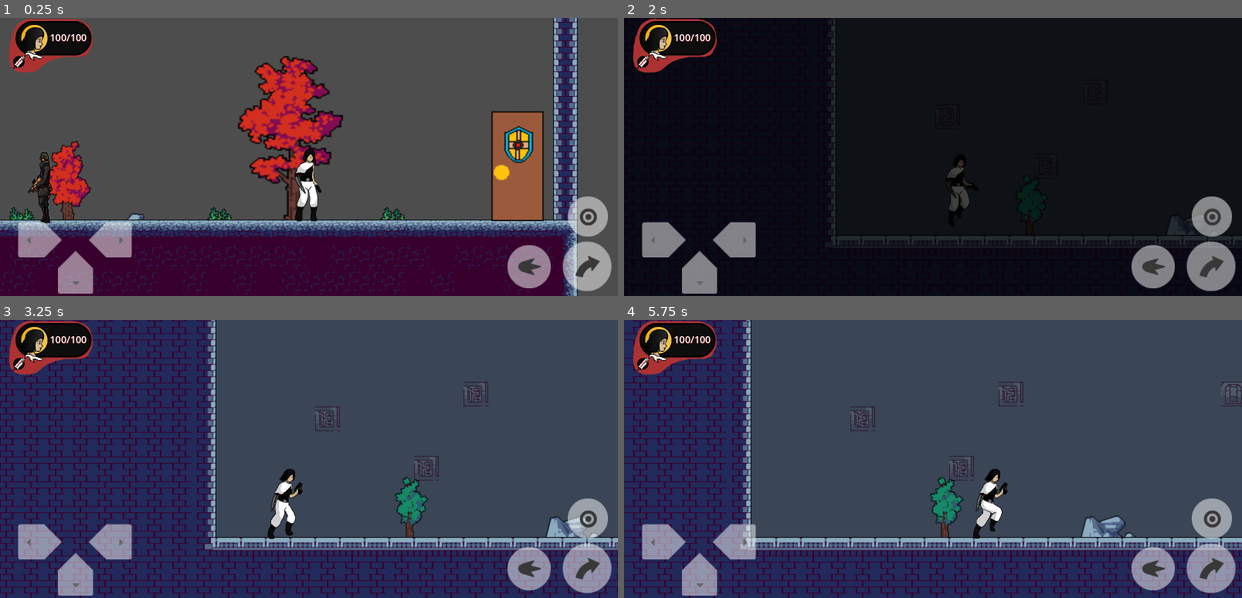
Above: before the commit, frames 1-4 (two rows, left to right).
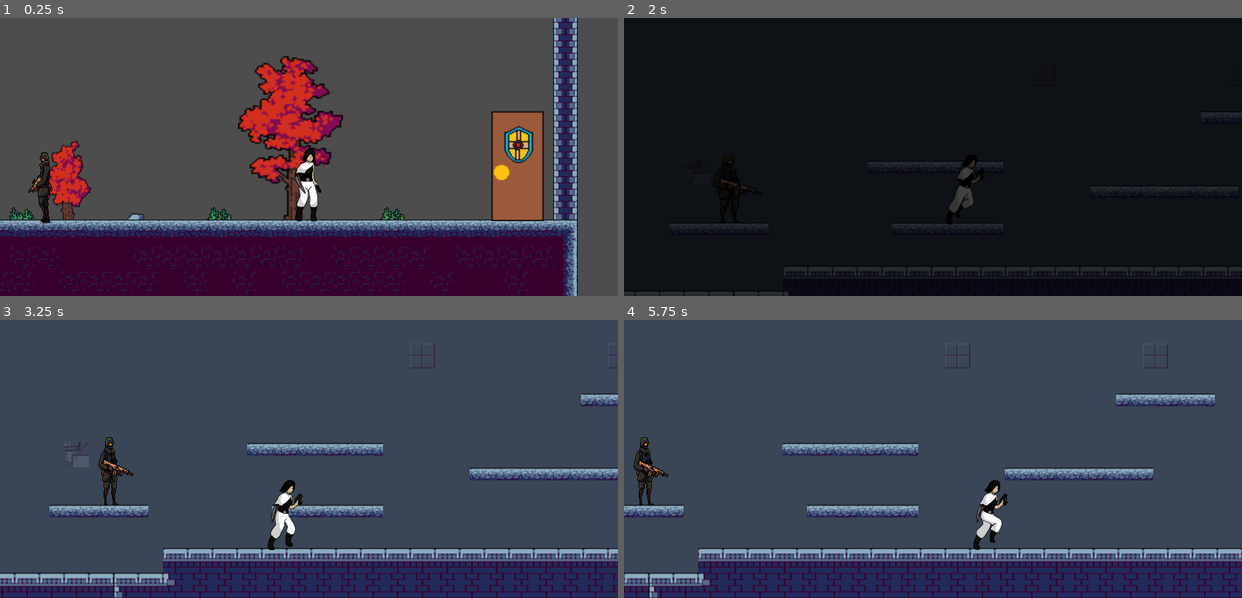
Above: after the commit, the same moments.

Repository: Corsa-Technologies/Terra1-seguro
Game: Godot game, scene res://Níveis/Nível1/Nível 1.tscn
The game is run twice, just before and just after one commit, with the same random seed, the same clock (stepped at 60 frames per second) and the same inputs. This scene is started directly instead of the project's main scene.
Inputs:
- Up to frame 1 (0.25 s): no input
- Up to frame 2 (2 s): tap Enter (ataque) at 0.5 s; hold Enter (ataque) 0.53-1.28 s; hold Right (ui_right) from 0.53 s (still down); tap Up (ui_up) at 0.77, 1.52 s; tap Backspace (tiro) at 1.35 s
- Up to frame 3 (3.25 s): release Right (ui_right) at 2.03 s; hold Left (ui_left) 2.03-2.78 s; hold Enter (ataque) 2.03-2.78 s; hold Right (ui_right) from 2.78 s (still down); tap Backspace (tiro) at 2.85 s; tap Up (ui_up) at 3.02 s
- Up to frame 4 (5.75 s): hold Enter (ataque) 3.53-4.28 s; tap Up (ui_up) at 3.77, 4.52 s; release Right (ui_right) at 4.28 s; hold Left (ui_left) 4.28-5.03 s; tap Backspace (tiro) at 4.35 s; hold Right (ui_right) from 5.03 s (still down); hold Enter (ataque) from 5.03 s (still down)

The runs differ from the first frame. In frame 1, 6.7% of the frame differs, in the area x 1-99%, y 0-100%; in frame 2, 9.3%; in frame 3, 47%, in the area x 0-100%, y 0-100%; in frame 4, 36%.

Commit message:
correções menores dos inimigos com as plataformas

Diff:
--- a/Assets/inimigos/inimigo1/inimigo_1.tscn
+++ b/Assets/inimigos/inimigo1/inimigo_1.tscn
@@ -7,7 +7,7 @@
 [ext_resource type="Texture2D" uid="uid://me3ihp8vfgwg" path="res://Assets/inimigos/inimigo1/Walk.png" id="5_7mcr2"]
 
 [sub_resource type="RectangleShape2D" id="RectangleShape2D_vcaww"]
-size = Vector2(61, 83)
+size = Vector2(27, 83)
 
 [sub_resource type="AtlasTexture" id="AtlasTexture_1idlb"]
 atlas = ExtResource("3_atsb4")
@@ -157,10 +157,10 @@
 size = Vector2(34, 63.3571)
 
 [sub_resource type="RectangleShape2D" id="RectangleShape2D_i4ghj"]
-size = Vector2(231, 59.5625)
+size = Vector2(231, 37.2813)
 
 [node name="Inimigo1" type="CharacterBody2D"]
-collision_layer = 4
+collision_layer = 2
 collision_mask = 2
 script = ExtResource("1_03eev")
 projectile_scene = ExtResource("2_e7062")
@@ -170,7 +170,7 @@
 collision_mask = 3
 
 [node name="CollisionShape2D" type="CollisionShape2D" parent="hurtbox"]
-position = Vector2(-0.5, 5.5)
+position = Vector2(-1.5, 5.5)
 shape = SubResource("RectangleShape2D_vcaww")
 
 [node name="AnimatedSprite2D" type="AnimatedSprite2D" parent="."]
@@ -193,7 +193,7 @@
 collision_mask = 3
 
 [node name="CollisionShape2D" type="CollisionShape2D" parent="DetectionArea"]
-position = Vector2(0, -21)
+position = Vector2(0, -43.2813)
 scale = Vector2(2, 2)
 shape = SubResource("RectangleShape2D_i4ghj")
 
--- a/Níveis/Nível1/Nível 1.tscn
+++ b/Níveis/Nível1/Nível 1.tscn
@@ -650,7 +650,6 @@
 
 [node name="Inimigo1" parent="." instance=ExtResource("11_8x3ve")]
 position = Vector2(414, 237)
-collision_layer = 2
 
 [node name="patrulha1" type="Node2D" parent="Inimigo1"]
 
--- a/Níveis/Nível2/Nível 2.tscn
+++ b/Níveis/Nível2/Nível 2.tscn
@@ -597,7 +597,8 @@
 16:17/0 = 0
 
 [sub_resource type="TileSet" id="TileSet_cwj1j"]
-physics_layer_0/collision_layer = 1
+physics_layer_0/collision_layer = 3
+physics_layer_0/collision_mask = 3
 sources/0 = SubResource("TileSetAtlasSource_kol7k")
 
 [sub_resource type="TileMapPattern" id="TileMapPattern_8thxd"]
@@ -867,8 +868,7 @@
 [node name="Nível 2" type="Node2D"]
 
 [node name="Player" parent="." instance=ExtResource("3_wdg5p")]
-position = Vector2(218, 220)
-metadata/_edit_lock_ = true
+position = Vector2(1759, 148)
 
 [node name="Mundo" type="TileMapLayer" parent="."]
 z_index = 1
@@ -904,16 +904,20 @@
 texture = ExtResource("5_wbhe1")
 
 [node name="Inimigo1" parent="." instance=ExtResource("6_u5bcf")]
-position = Vector2(855, 239)
-collision_layer = 0
+position = Vector2(570, 243)
 
 [node name="patrulha1" type="Node2D" parent="Inimigo1"]
 
 [node name="Marker2D" type="Marker2D" parent="Inimigo1/patrulha1"]
-position = Vector2(113, 2)
+position = Vector2(65, 3)
 
 [node name="Marker2D2" type="Marker2D" parent="Inimigo1/patrulha1"]
-position = Vector2(-88, 0)
+position = Vector2(-64, 0)
+
+[node name="Inimigo3" parent="." instance=ExtResource("6_u5bcf")]
+position = Vector2(1486, 155)
+
+[node name="patrulha1" type="Node2D" parent="Inimigo3"]
 
 [node name="Inimigo2" parent="." instance=ExtResource("6_u5bcf")]
-position = Vector2(1083, 106)
+position = Vector2(1072, 108)
--- a/Player/Scripts/movimento.gd
+++ b/Player/Scripts/movimento.gd
@@ -96,6 +96,13 @@
 		if not is_on_floor():
 			animated_sprite.play("jump")
 
+	# Ajuste a posição da hitbox com base na direção do player
+	if is_attacking:
+		if animated_sprite.flip_h:  # Se o sprite estiver virado para a esquerda
+			hitboxlamina.position.x = -50  # Ajuste a posição para a esquerda (valor negativo)
+		else:
+			hitboxlamina.position.x = 50  # Ajuste a posição para a direita (valor positivo)
+
 	move_and_slide()
 
 # Função que lida com inputs de tiro e ataque
@@ -140,10 +147,10 @@
 	get_tree().reload_current_scene() # Recarrega a cena atual
 
 # Função de colisão
-func _on_hitboxlamina_body_entered(body: Node) -> void:
+func _on_hitboxlamina_body_entered(body: CharacterBody2D) -> void:
 	print("Corpo entrou na hitbox: ", body.name)
 	if body is CharacterBody2D:
 		var hurtbox = body.get_node("hurtbox")
 		if hurtbox:
 			print('Achei a hurtbox dentro do inimigo')
-			hurtbox.get_parent().take_damage(10)
+			hurtbox.get_parent().take_damage(50)
--- a/Player/playercena.tscn
+++ b/Player/playercena.tscn
@@ -174,7 +174,7 @@
 }]
 
 [sub_resource type="RectangleShape2D" id="RectangleShape2D_jeks6"]
-size = Vector2(58.25, 18.75)
+size = Vector2(58, 43)
 
 [sub_resource type="RectangleShape2D" id="RectangleShape2D_3n7is"]
 size = Vector2(38, 87)
@@ -191,17 +191,19 @@
 scale = Vector2(0.5, 0.485)
 sprite_frames = SubResource("SpriteFrames_g48ma")
 animation = &"ataque"
+frame = 3
+frame_progress = 1.0
 
 [node name="CoyoteTimer" type="Timer" parent="."]
 one_shot = true
 
 [node name="hitboxlamina" type="Area2D" parent="."]
-collision_layer = 3
-collision_mask = 3
+collision_layer = 6
+collision_mask = 6
 priority = 1
 
 [node name="CollisionShape2D" type="CollisionShape2D" parent="hitboxlamina"]
-position = Vector2(-53, 1)
+position = Vector2(10, -5.5)
 shape = SubResource("RectangleShape2D_jeks6")
 
 [node name="CollisionShape2D" type="CollisionShape2D" parent="."]
@@ -215,6 +217,7 @@
 drag_vertical_enabled = true
 
 [node name="ControleTouch" parent="." instance=ExtResource("2_21c6s")]
+visible = false
 
 [connection signal="timeout" from="CoyoteTimer" to="." method="_on_coyote_timer_timeout"]
 [connection signal="body_entered" from="hitboxlamina" to="." method="_on_hitboxlamina_body_entered"]
